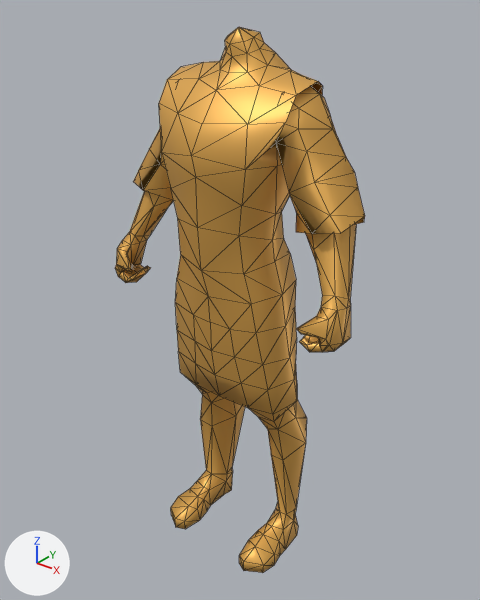
Renders of the COLLADA model art/meshes/skeletal/new/m_armor_tunic_long_med_sleeves.dae from each side of a commit.
Camera for both pictures: a camera (50 mm lens) standing at (2.66, -3.29, 4.12) and looking at (-0.02, 0.05, 2.04). Every picture has the same lights, and +X, +Y and +Z are marked at lower left. Mesh edges are drawn as thin lines. Vertices at the same position are counted once.

The first picture shows 'm_armor_tunic_long_med_sleeves'.
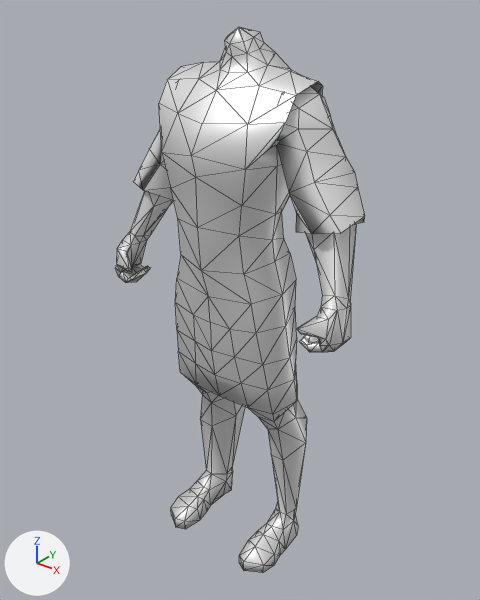
Where the change shows, as pixel boxes [x1, y1, x2, y2] in the pictures (480 x 600 px):
```json
{"object": "m_armor_tunic_long_med_sleeves", "change": "recoloured, surface changed", "before": [115, 27, 365, 573], "after": [115, 27, 365, 573]}
{"part": 1, "of": "me_cube_043", "change": "recoloured", "before": [133, 86, 365, 234], "after": [133, 86, 365, 234]}
```

Edits to the scene script, one JSON object a line:
```json
{"op": "set", "path": "mat_skin.base_color", "old": "(0.8, 0.433, 0.0937)", "new": "(0.8, 0.8, 0.8)", "note": "orange #e7b056 -> white #e7e7e7"}
{"op": "add", "block": "mat_armor", "code": ["mat_armor = principled_material('Armor')", "mat_armor.base_color = (0.8, 0.8, 0.8)  # white #e7e7e7"]}
{"block": "me_cube_043", "where": "me_cube_043.from_pydata(...)  # 464 vertices, 874 faces; spans x -0.96..0.96, y -0.43..0.4, z 0.0..3.85"}
{"block": "me_cube_043", "where": "# used by ob_m_armor_tunic_long_med_sleeves; location = (0.0, 0.0, 0.0)"}
{"block": "me_cube_043", "change": "me_cube_043 part 1: 108 faces spanning x -0.9..0.9, y -0.2..0.28, z 2.69..3.58 switch from mat_skin (orange #e7b056) to mat_armor (white #e7e7e7)"}
```
